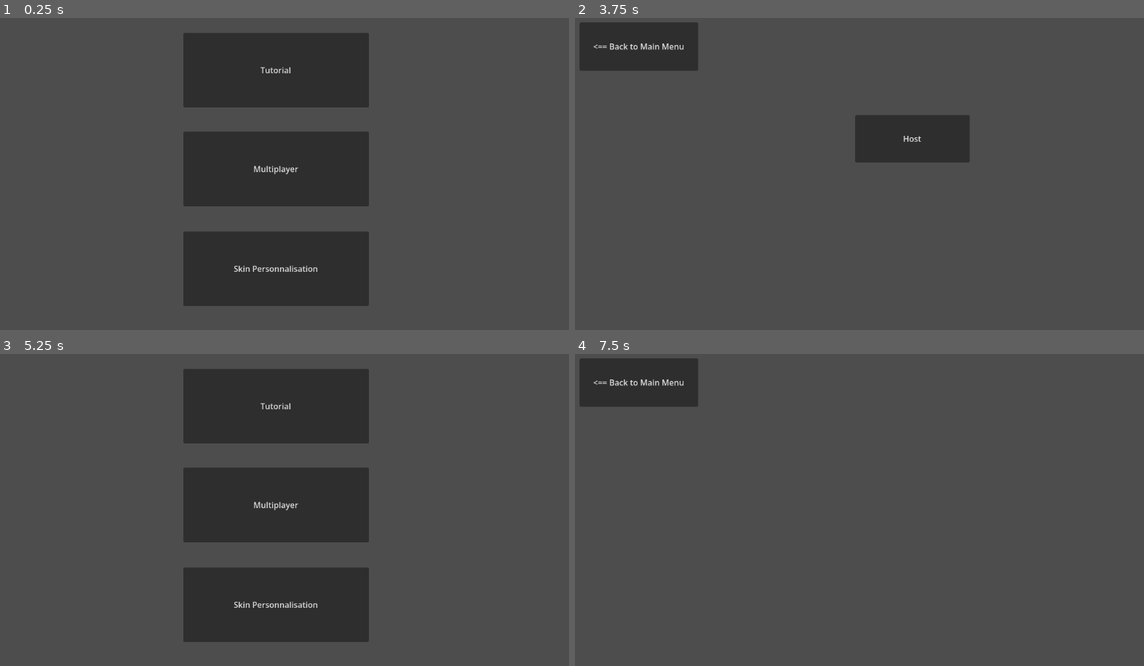
Above: before the commit, frames 1-4 (two rows, left to right).
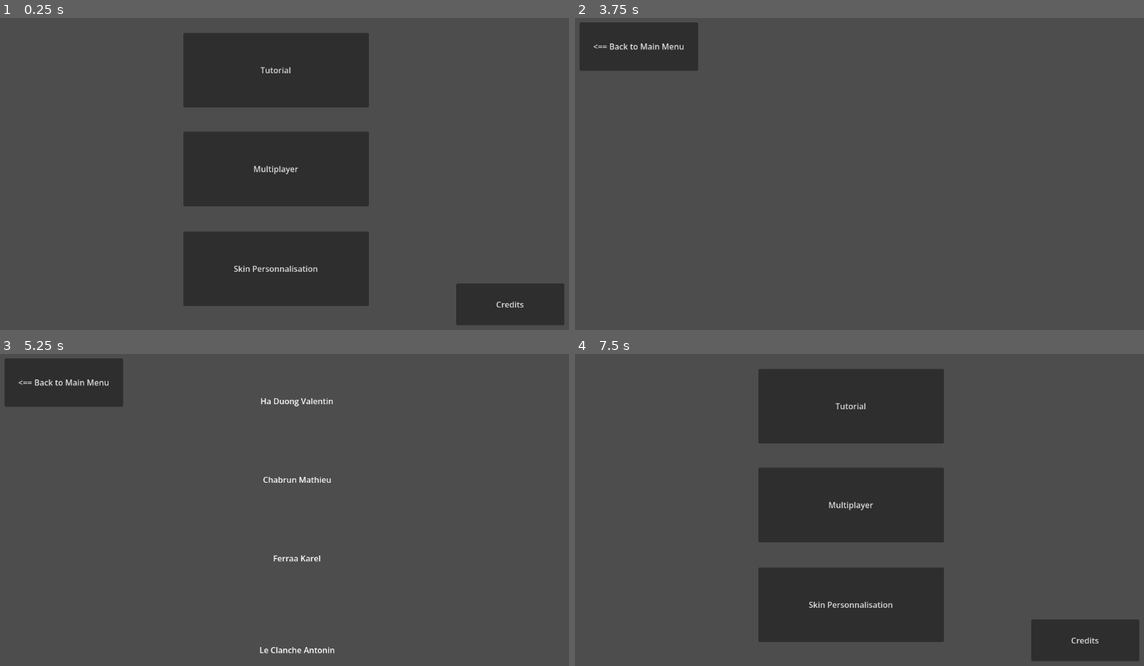
Above: after the commit, the same moments.

Repository: karel-ferraa/scamaz
Game: Godot game, scene res://main_menu.tscn
Same seed, same stepped clock (60 frames per second), same inputs: the game is played once before the commit and once after it. Before the commit the project has no main scene; this scene is started directly in both runs.
Inputs (mouse positions are in pixels of both pictures, inside the frame that each line leads up to):
- Up to frame 1 (0.25 s): no input
- Up to frame 2 (3.75 s): click "Tutorial" at 0.5 s; click "<== Back to Main Menu" at 1.25 s; click "Multiplayer" at 2 s; click "<== Back to Main Menu" at 2.75 s; click "Skin Personnalisation" at 3.5 s
- Up to frame 3 (5.25 s): click "<== Back to Main Menu" at 4.25 s; click (512, 641) at 5 s, where only the run after the commit has a clickable "Credits"
- Up to frame 4 (7.5 s): click (637, 382) at 5.75 s, where only the run after the commit has a clickable "<== Back to Main Menu"; click "Skin Personnalisation" at 6.5 s; click "Host" (after the commit: "<== Back to Main Menu") at 7.25 s

The runs differ from the first frame. In frame 1, 2.5% of the frame differs, in the area x 80-100%, y 85-99%; in frame 2, 3.0%; in frame 3, 26%; in frame 4, 29%, in the area x 0-100%, y 1-99%.

Commit message:
added credits with an animation

Diff:
--- /dev/null
+++ b/CreditsScroll.gd
@@ -0,0 +1,10 @@
+extends Label
+
+
+func _process(delta: float) -> void:
+	position.y -= 100 * delta
+
+	var screen_height = get_viewport_rect().size.y
+
+	if position.y + size.y < 0 :
+		position.y = screen_height
--- /dev/null
+++ b/GoToCredits.gd
@@ -0,0 +1,5 @@
+extends Button
+
+
+func _on_pressed() -> void:
+	get_tree().change_scene_to_file("res://credits.tscn")
--- a/client.tscn
+++ b/client.tscn
@@ -1,10 +1,10 @@
 [gd_scene format=3 uid="uid://fcxss6x0421c"]
 
-[ext_resource type="Script" uid="uid://bbjpdblw1x4hs" path="res://GoToMainMenu.gd" id="1_lgb4g"]
+[ext_resource type="Script" path="res://GoToMainMenu.gd" id="1_lgb4g"]
 
 [node name="Client" type="Node2D" unique_id=2091590719]
 
-[node name="BackToMainMenu" type="Button" parent="." unique_id=947089931]
+[node name="Button_MainMenu" type="Button" parent="." unique_id=947089931]
 offset_left = 25.0
 offset_top = 26.0
 offset_right = 260.0
@@ -12,4 +12,4 @@
 text = "<== Back to Main Menu"
 script = ExtResource("1_lgb4g")
 
-[connection signal="pressed" from="BackToMainMenu" to="BackToMainMenu" method="_on_pressed"]
+[connection signal="pressed" from="Button_MainMenu" to="Button_MainMenu" method="_on_pressed"]
--- /dev/null
+++ b/credits.tscn
@@ -0,0 +1,50 @@
+[gd_scene format=3 uid="uid://b3vx5f3wmd3df"]
+
+[ext_resource type="Script" path="res://GoToMainMenu.gd" id="1_nm7lk"]
+[ext_resource type="Script" uid="uid://dphy71wo8qilt" path="res://CreditsScroll.gd" id="2_c1t8d"]
+
+[node name="Credits" type="Node2D" unique_id=938870061]
+
+[node name="Button_MainMenu" type="Button" parent="." unique_id=1102655925]
+offset_left = 25.0
+offset_top = 26.0
+offset_right = 260.0
+offset_bottom = 122.0
+text = "<== Back to Main Menu"
+script = ExtResource("1_nm7lk")
+
+[node name="Label" type="Label" parent="." unique_id=1369459811]
+offset_left = 296.0
+offset_top = -1.0
+offset_right = 914.0
+offset_bottom = 647.0
+text = "
+
+
+
+Ha Duong Valentin
+
+
+
+
+
+Chabrun Mathieu
+
+
+
+
+
+Ferraa Karel
+
+
+
+
+
+
+Le Clanche Antonin"
+horizontal_alignment = 1
+vertical_alignment = 1
+autowrap_mode = 3
+script = ExtResource("2_c1t8d")
+
+[connection signal="pressed" from="Button_MainMenu" to="Button_MainMenu" method="_on_pressed"]
--- a/main_menu.tscn
+++ b/main_menu.tscn
@@ -1,8 +1,9 @@
 [gd_scene format=3 uid="uid://cq7nniq8was3e"]
 
-[ext_resource type="Script" uid="uid://coswt3j17oo3e" path="res://GoToTutorial.gd" id="1_06t4h"]
-[ext_resource type="Script" uid="uid://csv51nyg3ou1g" path="res://GoToMultiplayer.gd" id="2_7vrkn"]
-[ext_resource type="Script" uid="uid://b02j208u00w6l" path="res://GoToSkinSelect.gd" id="3_fu7sn"]
+[ext_resource type="Script" path="res://GoToTutorial.gd" id="1_06t4h"]
+[ext_resource type="Script" path="res://GoToMultiplayer.gd" id="2_7vrkn"]
+[ext_resource type="Script" path="res://GoToSkinSelect.gd" id="3_fu7sn"]
+[ext_resource type="Script" uid="uid://betrs3nlkbkbp" path="res://GoToCredits.gd" id="4_jix8l"]
 
 [node name="Main_Menu" type="Node2D" unique_id=165823673]
 
@@ -30,6 +31,15 @@
 text = "Skin Personnalisation"
 script = ExtResource("3_fu7sn")
 
+[node name="Button_Credits" type="Button" parent="." unique_id=865073721]
+offset_left = 920.0
+offset_top = 544.0
+offset_right = 1134.0
+offset_bottom = 627.0
+text = "Credits"
+script = ExtResource("4_jix8l")
+
 [connection signal="pressed" from="Button_Tutorial" to="Button_Tutorial" method="_on_pressed"]
 [connection signal="pressed" from="Button_Multiplayer" to="Button_Multiplayer" method="_on_pressed"]
 [connection signal="pressed" from="Button_Skin" to="Button_Skin" method="_on_pressed"]
+[connection signal="pressed" from="Button_Credits" to="Button_Credits" method="_on_pressed"]
--- a/node_2d.tscn
+++ /dev/null
@@ -1,8 +0,0 @@
-[gd_scene format=3 uid="uid://brhjwy3un4i0t"]
-
-[node name="Node2D" type="Node2D" unique_id=225844523]
-
-[node name="Label" type="Label" parent="." unique_id=252736785]
-offset_right = 40.0
-offset_bottom = 23.0
-text = "Hello World"
--- a/project.godot
+++ b/project.godot
@@ -11,6 +11,7 @@
 [application]
 
 config/name="scamaz"
+run/main_scene="uid://cq7nniq8was3e"
 config/features=PackedStringArray("4.6", "Forward Plus")
 config/icon="res://icon.svg"
 
--- a/skin_select.tscn
+++ b/skin_select.tscn
@@ -1,7 +1,6 @@
 [gd_scene format=3 uid="uid://tcu5xdnwshm1"]
 
-[ext_resource type="Script" uid="uid://bbjpdblw1x4hs" path="res://GoToMainMenu.gd" id="1_ji5lv"]
-[ext_resource type="Script" uid="uid://c2r5wxtmxpkig" path="res://GoToHost.gd" id="2_t1qaj"]
+[ext_resource type="Script" path="res://GoToMainMenu.gd" id="1_ji5lv"]
 
 [node name="SkinSelect" type="Node2D" unique_id=1695631371]
 
@@ -13,13 +12,4 @@
 text = "<== Back to Main Menu"
 script = ExtResource("1_ji5lv")
 
-[node name="Button" type="Button" parent="." unique_id=1589332872]
-offset_left = 571.0
-offset_top = 210.0
-offset_right = 798.0
-offset_bottom = 304.0
-text = "Host"
-script = ExtResource("2_t1qaj")
-
 [connection signal="pressed" from="Button_MainMenu" to="Button_MainMenu" method="_on_pressed"]
-[connection signal="pressed" from="Button" to="Button" method="_on_pressed"]
Not shown, added: CreditsScroll.gd.uid
Not shown, added: GoToCredits.gd.uid
